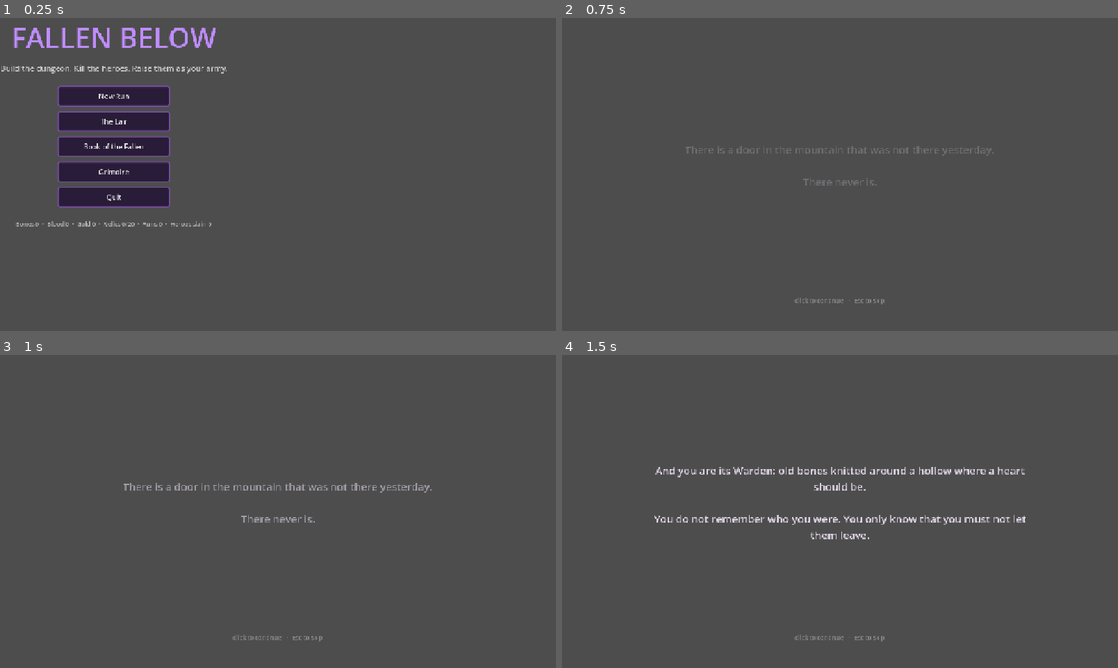
Above: before the commit, frames 1-4 (two rows, left to right).
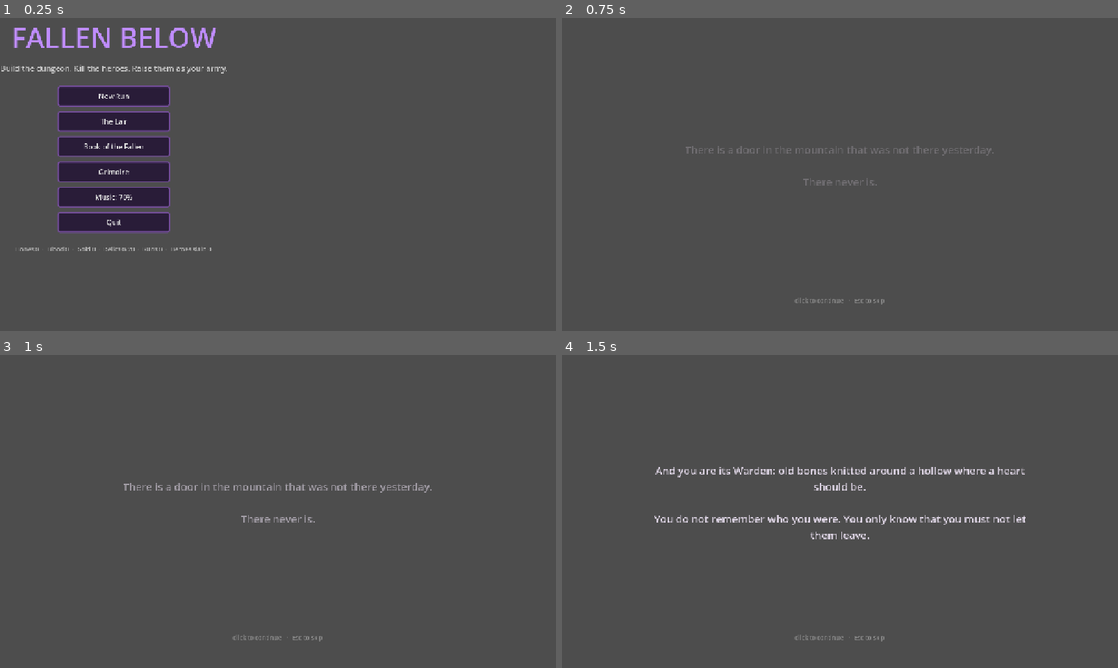
Above: after the commit, the same moments.

Repository: DoctorStrangeSH/Fallen-Below
Game: Godot game, scene res://scenes/main_menu.tscn
The game is run twice, just before and just after one commit, with the same random seed, the same clock (stepped at 60 frames per second) and the same inputs.
Inputs (mouse positions are in pixels of both pictures, inside the frame that each line leads up to):
- Up to frame 1 (0.25 s): no input
- Up to frame 2 (0.75 s): click "New Run" at 0.5 s
- Up to frame 3 (1 s): no input
- Up to frame 4 (1.5 s): tap Enter at 1.25 s; move the mouse to (962, 495) at 1.27 s; tap 1 at 1.35 s; click (962, 495) at 1.42 s

The runs differ from the first frame. In frame 1, 1.7% of the frame differs, in the area x 3-38%, y 56-75%; in frame 2, nothing differs; in frame 3, nothing differs; in frame 4, nothing differs.

Commit message:
Adaptive music: procedural soundtrack and Music autoload
- tools/music_gen.py synthesizes seamless D-minor loops (menu, story, run calm,
  run combat, boss) and victory/defeat stingers into audio/music/*.ogg
- Music autoload: crossfades between states; in a run the calm and combat
  layers play in sync and the combat layer follows the fight intensity;
  champion switches to the boss track; endings play stingers
- Music volume setting in the main menu (saved)
- Docs: Warden names, growth system, music replacement guide

Co-Authored-By: Claude Opus 5.5 <noreply@anthropic.com>
Claude-Session: https://claude.ai/code/session_01MWkFZ6ofyZiz9UXtAh7QZ2

Diff:
--- a/project.godot
+++ b/project.godot
@@ -13,6 +13,7 @@
 [autoload]
 
 Meta="*res://scripts/autoload/meta.gd"
+Music="*res://scripts/autoload/music.gd"
 
 [display]
 
--- a/scripts/autoload/meta.gd
+++ b/scripts/autoload/meta.gd
@@ -23,6 +23,7 @@
 var fragments := {}      # traveler kind -> pages of the Book of the Fallen unlocked
 var seen := []           # one-time story beats and memories already shown
 
+var music_volume := 0.7
 var no_save := false     # set by the test bot so it never touches the real save
 
 # story scene hand-off (not saved)
@@ -353,7 +354,7 @@
 		"version": SAVE_VERSION, "res": res, "buildings": buildings, "relics": relics,
 		"deck": deck, "loadout": loadout, "runs": runs, "wins": wins, "best_day": best_day,
 		"total_kills": total_kills, "discovered": discovered, "seen_intro": seen_intro,
-		"acts_cleared": acts_cleared, "lure": lure, "warden": warden_id, "fragments": fragments, "seen": seen,
+		"acts_cleared": acts_cleared, "lure": lure, "warden": warden_id, "music_volume": music_volume, "fragments": fragments, "seen": seen,
 	}
 	var f := FileAccess.open(SAVE_PATH, FileAccess.WRITE)
 	if f == null:
@@ -402,6 +403,7 @@
 	deck = _str_list(d.get("deck", []), D.CARDS)
 	lure = str(d.get("lure", "gold"))
 	warden_id = str(d.get("warden", "bone"))
+	music_volume = clampf(float(d.get("music_volume", 0.7)), 0.0, 1.0)
 	fragments = {}
 	var fr = d.get("fragments", {})
 	if fr is Dictionary:
--- /dev/null
+++ b/scripts/autoload/music.gd
@@ -0,0 +1,110 @@
+extends Node
+## Adaptive music. Registered as autoload "Music".
+##   Music.play("menu" | "story" | "run" | "boss")   crossfades to a track
+##   Music.set_intensity(0..1)                      in a run, fades the combat layer in/out
+##   Music.stinger("victory" | "defeat")            one-shot ending
+## The "run" state plays run_calm and run_combat together, in sync; the combat
+## layer's volume follows the intensity. Tracks live in res://audio/music/.
+
+const TRACKS := {
+	"menu": "res://audio/music/menu.ogg",
+	"story": "res://audio/music/story.ogg",
+	"run_calm": "res://audio/music/run_calm.ogg",
+	"run_combat": "res://audio/music/run_combat.ogg",
+	"boss": "res://audio/music/boss.ogg",
+	"victory": "res://audio/music/victory.ogg",
+	"defeat": "res://audio/music/defeat.ogg",
+}
+const FADE_SPEED := 0.7       # volume units per second
+const COMBAT_FOLLOW := 1.2    # how fast the combat layer follows the intensity
+
+var current := ""
+var intensity := 0.0
+var target_intensity := 0.0
+var players := {}             # track -> AudioStreamPlayer
+var level := {}               # track -> current linear volume 0..1
+var target := {}              # track -> target linear volume 0..1
+
+
+func _ready() -> void:
+	process_mode = Node.PROCESS_MODE_ALWAYS
+
+
+func _player(track: String) -> AudioStreamPlayer:
+	if players.has(track):
+		return players[track]
+	var p := AudioStreamPlayer.new()
+	var path: String = TRACKS[track]
+	if ResourceLoader.exists(path):
+		var stream = load(path)
+		if stream is AudioStreamOggVorbis and track != "victory" and track != "defeat":
+			stream.loop = true
+		p.stream = stream
+	p.volume_db = -80.0
+	add_child(p)
+	players[track] = p
+	level[track] = 0.0
+	target[track] = 0.0
+	return p
+
+
+func _start(track: String, from_zero: bool = true) -> void:
+	var p := _player(track)
+	if p.stream == null:
+		return
+	if from_zero or not p.playing:
+		p.play()
+
+
+func play(state: String) -> void:
+	if state == current:
+		return
+	current = state
+	for t in target:
+		target[t] = 0.0
+	match state:
+		"run":
+			# both layers start together so they stay in sync
+			_start("run_calm")
+			_start("run_combat")
+			target["run_calm"] = 1.0
+			intensity = 0.0
+			target_intensity = 0.0
+		_:
+			if TRACKS.has(state):
+				_start(state)
+				target[state] = 1.0
+
+
+func stinger(name: String) -> void:
+	current = name
+	for t in target:
+		target[t] = 0.0
+	_start(name)
+	target[name] = 1.0
+	level[name] = 1.0  # stingers hit immediately
+
+
+func set_intensity(x: float) -> void:
+	target_intensity = clampf(x, 0.0, 1.0)
+
+
+func _process(delta: float) -> void:
+	intensity = move_toward(intensity, target_intensity, COMBAT_FOLLOW * delta)
+	if current == "run" and target.has("run_combat"):
+		target["run_combat"] = intensity
+	var master: float = Meta.music_volume
+	for t in players:
+		level[t] = move_toward(level[t], target[t], FADE_SPEED * delta * (3.0 if t == "run_combat" else 1.0))
+		var p: AudioStreamPlayer = players[t]
+		var v: float = level[t] * master
+		p.volume_db = linear_to_db(maxf(v, 0.0001))
+		if level[t] <= 0.0 and target[t] <= 0.0 and p.playing and not (current == "run" and t.begins_with("run_")):
+			p.stop()
+
+
+func _exit_tree() -> void:
+	for t in players:
+		var p: AudioStreamPlayer = players[t]
+		p.stop()
+		p.stream = null
--- a/scripts/menu/book.gd
+++ b/scripts/menu/book.gd
@@ -6,6 +6,7 @@
 
 
 func _ready() -> void:
+	Music.play("menu")
 	set_anchors_preset(Control.PRESET_FULL_RECT)
 	UI.background(self)
 
--- a/scripts/menu/grimoire.gd
+++ b/scripts/menu/grimoire.gd
@@ -6,6 +6,7 @@
 
 
 func _ready() -> void:
+	Music.play("menu")
 	set_anchors_preset(Control.PRESET_FULL_RECT)
 	UI.background(self)
 
--- a/scripts/menu/lair.gd
+++ b/scripts/menu/lair.gd
@@ -9,6 +9,7 @@
 
 
 func _ready() -> void:
+	Music.play("menu")
 	# a new memory surfaces when enough pages of the Book of the Fallen are collected
 	var memory: String = Meta.pending_memory()
 	if memory != "" and Meta.first_time(memory):
--- a/scripts/menu/main_menu.gd
+++ b/scripts/menu/main_menu.gd
@@ -6,6 +6,7 @@
 
 
 func _ready() -> void:
+	Music.play("menu")
 	set_anchors_preset(Control.PRESET_FULL_RECT)
 	UI.background(self)
 
@@ -41,6 +42,16 @@
 	var grim := UI.button("Grimoire", Vector2(260, 48))
 	grim.pressed.connect(func(): get_tree().change_scene_to_file("res://scenes/grimoire.tscn"))
 	buttons.add_child(grim)
+	var music := UI.button("", Vector2(260, 48))
+	music.text = "Music: %d%%" % int(Meta.music_volume * 100.0)
+	music.pressed.connect(func():
+		var steps: Array = [0.0, 0.35, 0.7, 1.0]
+		var i := steps.find(snappedf(Meta.music_volume, 0.05))
+		Meta.music_volume = steps[(i + 1) % steps.size()] if i >= 0 else 0.7
+		Meta.save_game()
+		music.text = "Music: %d%%" % int(Meta.music_volume * 100.0)
+	)
+	buttons.add_child(music)
 	var quit := UI.button("Quit", Vector2(260, 48))
 	quit.pressed.connect(func(): get_tree().quit())
 	buttons.add_child(quit)
--- a/scripts/menu/prepare.gd
+++ b/scripts/menu/prepare.gd
@@ -12,6 +12,7 @@
 
 
 func _ready() -> void:
+	Music.play("menu")
 	set_anchors_preset(Control.PRESET_FULL_RECT)
 	UI.background(self)
 
--- a/scripts/menu/story.gd
+++ b/scripts/menu/story.gd
@@ -11,6 +11,7 @@
 
 
 func _ready() -> void:
+	Music.play("story")
 	set_anchors_preset(Control.PRESET_FULL_RECT)
 	UI.background(self)
 	pages = D.STORY.get(Meta.pending_story, [])
--- a/scripts/run/run.gd
+++ b/scripts/run/run.gd
@@ -55,6 +55,7 @@
 	state.hand_changed.emit()
 	beat("tut_start")
 	beat("tut_warden")
+	Music.play("run")
 
 
 func _add_system(sys: Node, sys_name: String) -> void:
@@ -84,7 +85,20 @@
 		beat("attention_half")
 	if state.threat >= D.BOSS_THREAT and not state.boss_spawned and not state.game_over:
 		heroes_sys.spawn_boss()
+		Music.play("boss")
+	Music.set_intensity(_fight_intensity())
 	hud.refresh()
+
+
+## 1 while blood is spilled somewhere, a low hum when travelers roam, 0 when the halls are empty.
+func _fight_intensity() -> float:
+	if state.heroes.is_empty():
+		return 0.0
+	for h in state.heroes:
+		var t: int = h["cur"]
+		if h["delay"] <= 0.0 and (state.warden_at(t) or not state.alive_units(t).is_empty()):
+			return 1.0
+	return 0.25
 
 
 func _new_day() -> void:
@@ -220,6 +234,13 @@
 		else:
 			lost.append(r)
 	Meta.record_run(state.day, state.kills, payout, kept, win)
+	match outcome:
+		"victory":
+			Music.stinger("victory")
+		"defeat":
+			Music.stinger("defeat")
+		_:
+			Music.play("menu")
 	if win:
 		Meta.clear_act(state.act)
 	hud.show_end(outcome, payout, pct, kept, lost)
Not shown, added: audio/music/boss.ogg.import
Not shown, added: audio/music/defeat.ogg.import
Not shown, added: audio/music/menu.ogg.import
Not shown, added: audio/music/run_calm.ogg.import
Not shown, added: audio/music/run_combat.ogg.import
Not shown, added: audio/music/story.ogg.import
Not shown, added: audio/music/victory.ogg.import
Not shown, added: scripts/autoload/music.gd.uid
Not shown, changed: CLAUDE.md
Not shown, added: audio/music/boss.ogg
Not shown, added: audio/music/defeat.ogg
Not shown, added: audio/music/menu.ogg
(and 6 more such lines)
